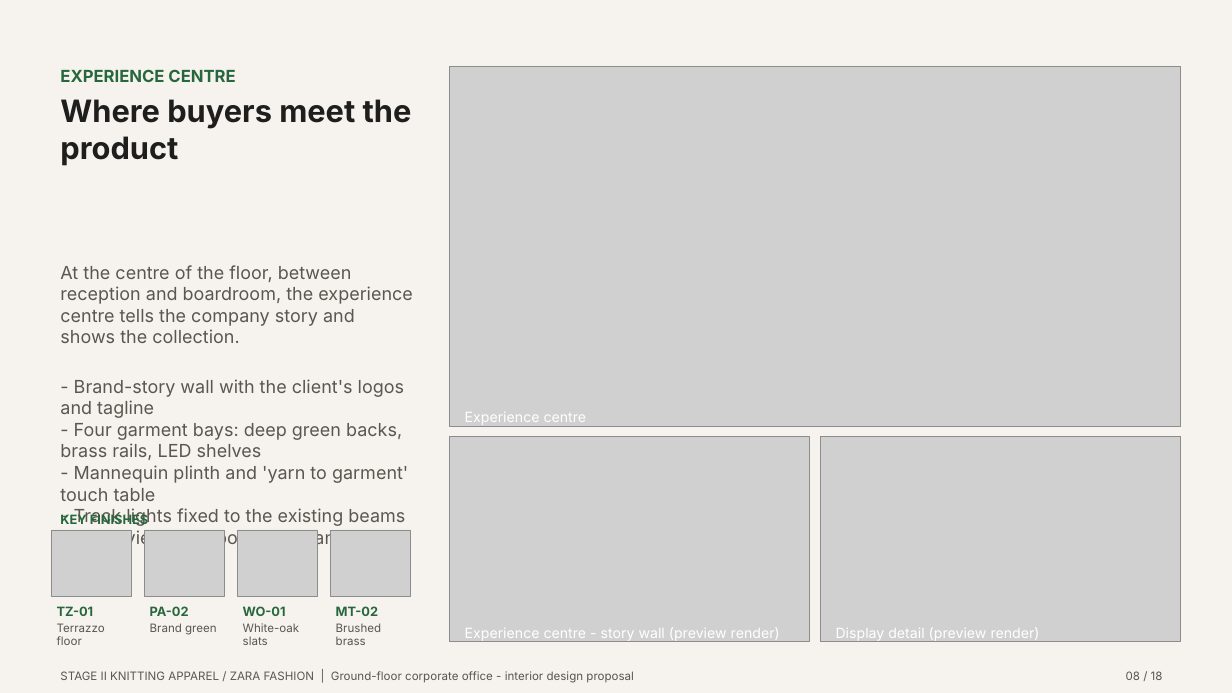
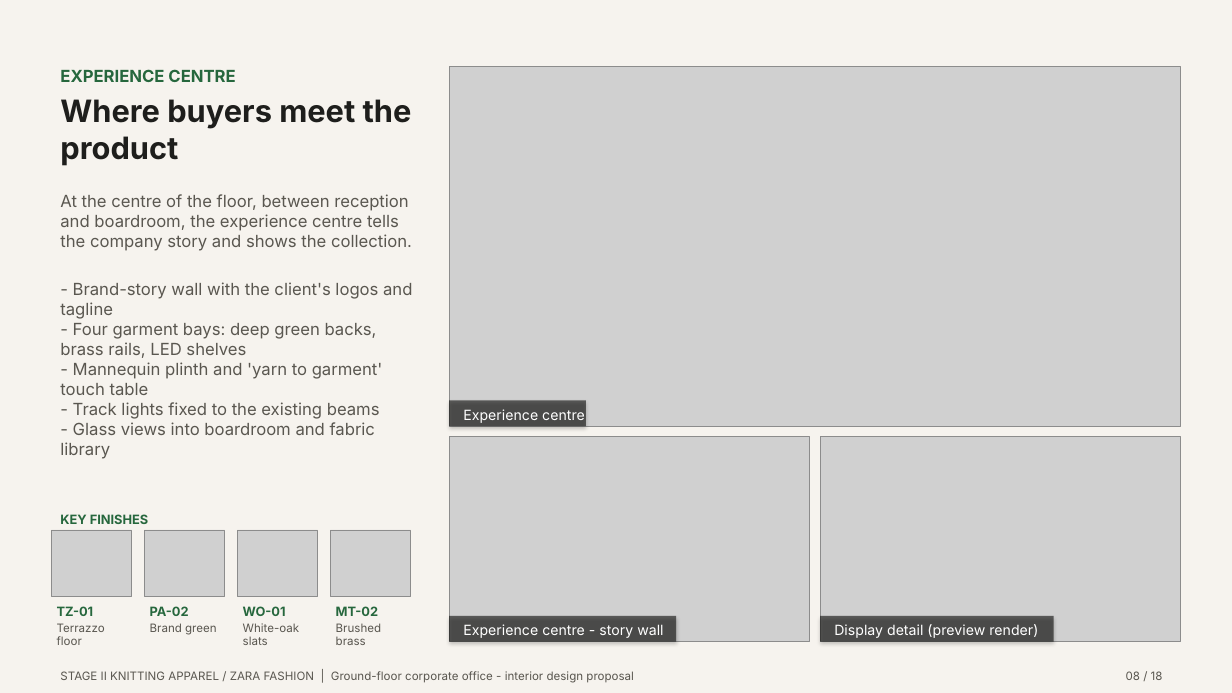
Before and after one commit to i-m-r-a-n/Practice01, a slide deck: slide 8 of GARMENT_OFFICE_FINAL_PRESENTATION/03_PRESENTATION/Garment_Office_Design_Pitch.pptx. Drawn at 1232x693 pixels with LibreOffice and Linux fonts; fonts in the diff are those of the drawing; grey boxes stand for pictures. Boxes give left, top, right and bottom in pixels: in the first picture for what was removed or moved away, otherwise in the second. Text is boxed around its words. In the diff, an @@ line names an element or a change of style, - is before the commit and + after.

```diff
--- a/GARMENT_OFFICE_FINAL_PRESENTATION/03_PRESENTATION/Garment_Office_Design_Pitch.pptx
+++ b/GARMENT_OFFICE_FINAL_PRESENTATION/03_PRESENTATION/Garment_Office_Design_Pitch.pptx
@@ text "At the centre of the ...": place and size @@
-text "At the centre of the ..." at [60, 265, 413, 549]
+text "At the centre of the ..." at [60, 194, 412, 459]
@@ text "At the centre of the ..." at [60, 194, 412, 459]: size 14 to 13 pt @@
@@ rectangle added at [449, 400, 586, 426], fill #141412 at 62% opacity @@
@@ rectangle added at [449, 616, 677, 642], fill #141412 at 62% opacity @@
@@ text at [463, 624, 663, 638]: text changed @@
-Experience centre - story wall (preview render)
+Experience centre - story wall
@@ rectangle added at [821, 616, 1055, 642], fill #141412 at 62% opacity @@
@@ text "Display detail (preview render)": place and size @@
-text "Display detail (preview render)" at [836, 628, 1040, 642]
+text "Display detail (preview render)" at [834, 624, 1038, 638]
```
Also in this commit, not shown: 14 other slides changed, 22 other files.
